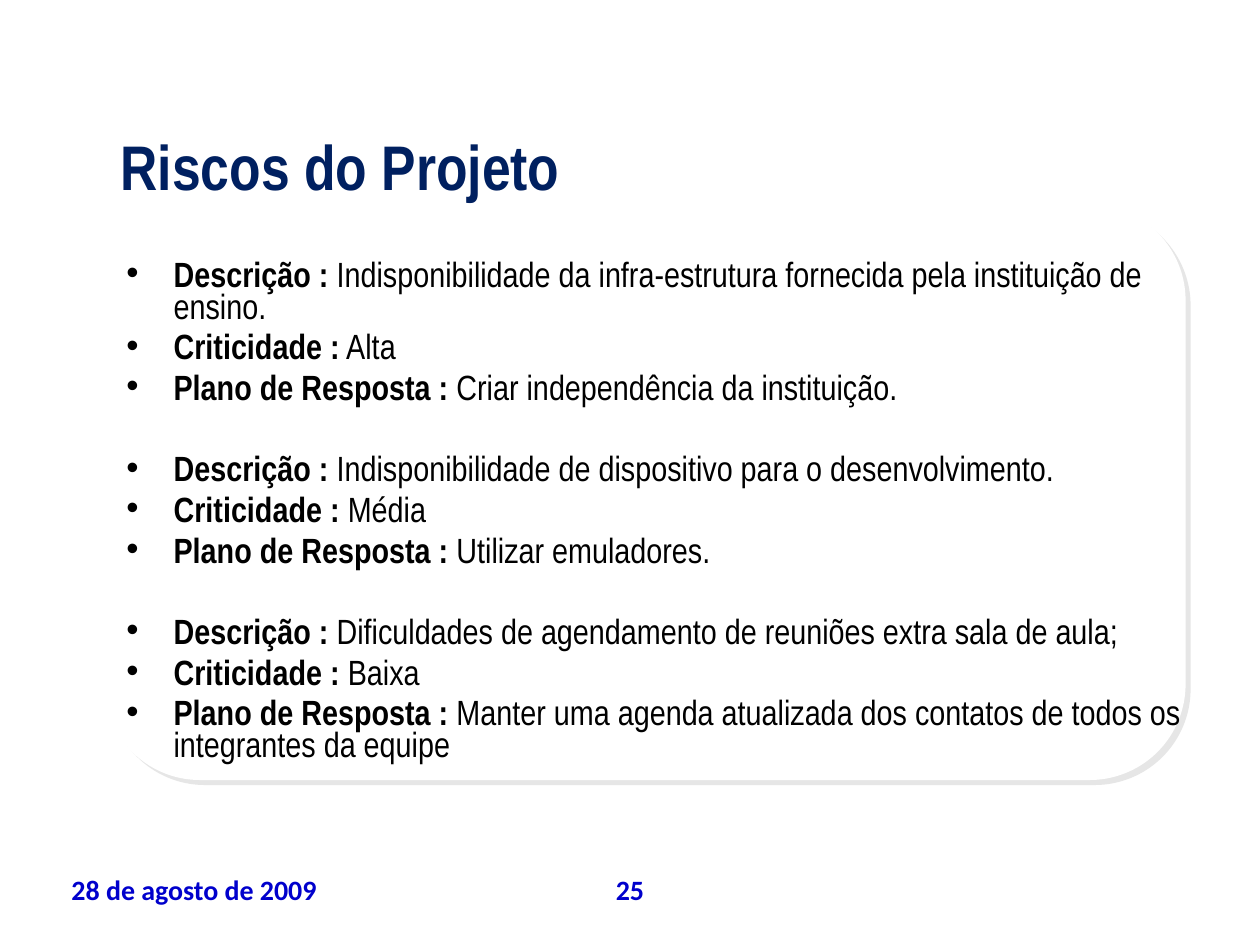
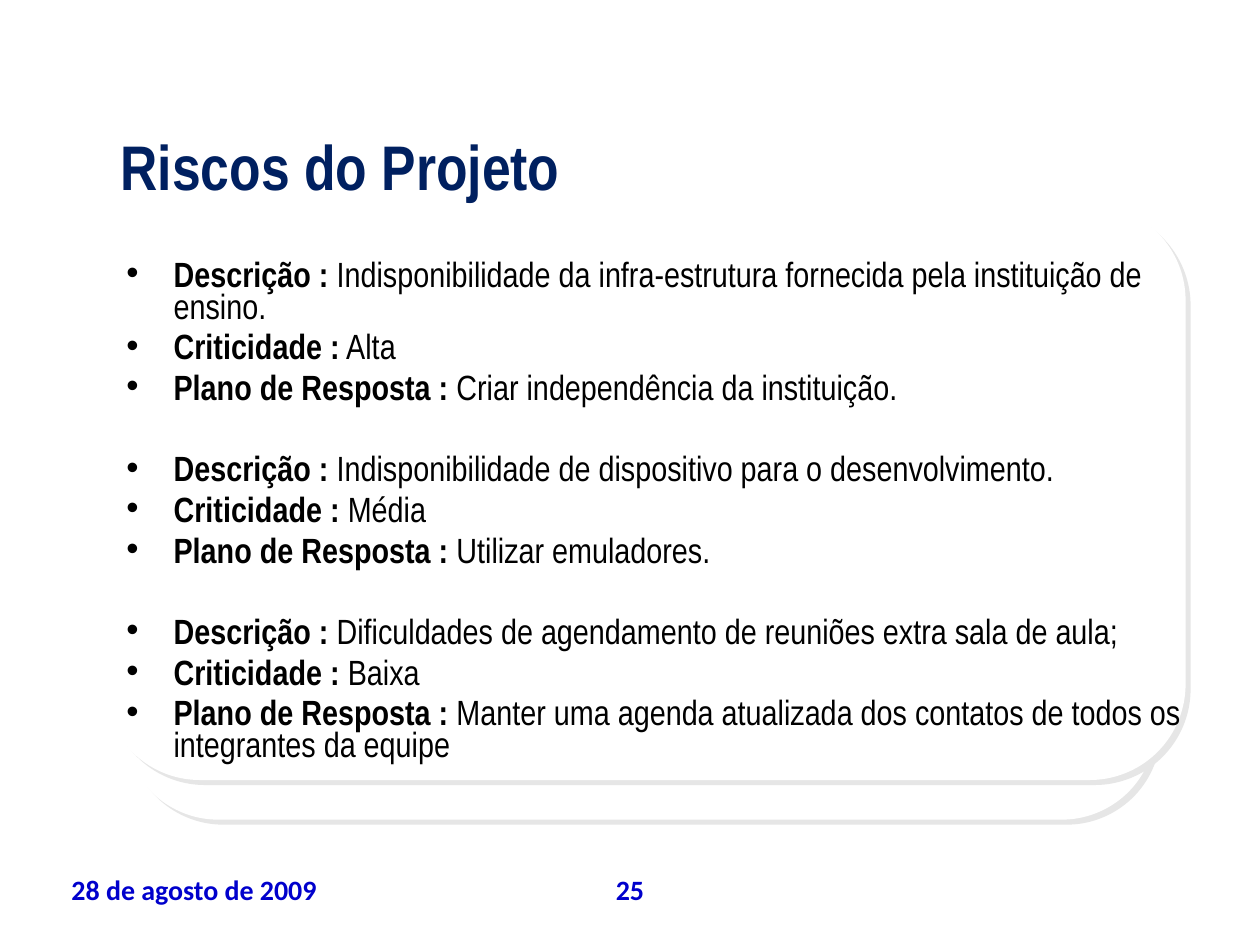
Before and after one commit to leoevaristo/psa20092, a slide deck: slide 25 of ARTEFATOS/TAP_apresentacao.ppt. Drawn at 1260x945 pixels with LibreOffice and Linux fonts; fonts in the diff are those of the drawing; background and template pictures are left out. Boxes give left, top, right and bottom in pixels: in the first picture for what was removed or moved away, otherwise in the second. Text is boxed around its words. In the diff, an @@ line names an element or a change of style, - is before the commit and + after.

```diff
--- a/ARTEFATOS/TAP_apresentacao.ppt
+++ b/ARTEFATOS/TAP_apresentacao.ppt
@@ rounded rectangle added at <box>123,255,1155,820</box>, fill #FFFFFF @@
```
Also in this commit, not shown: 24 other slides changed.
